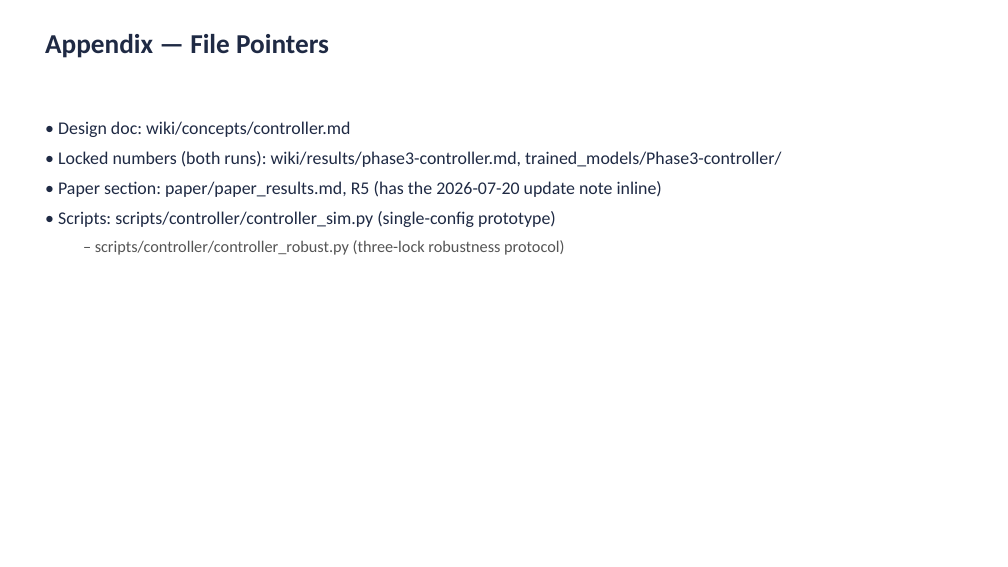
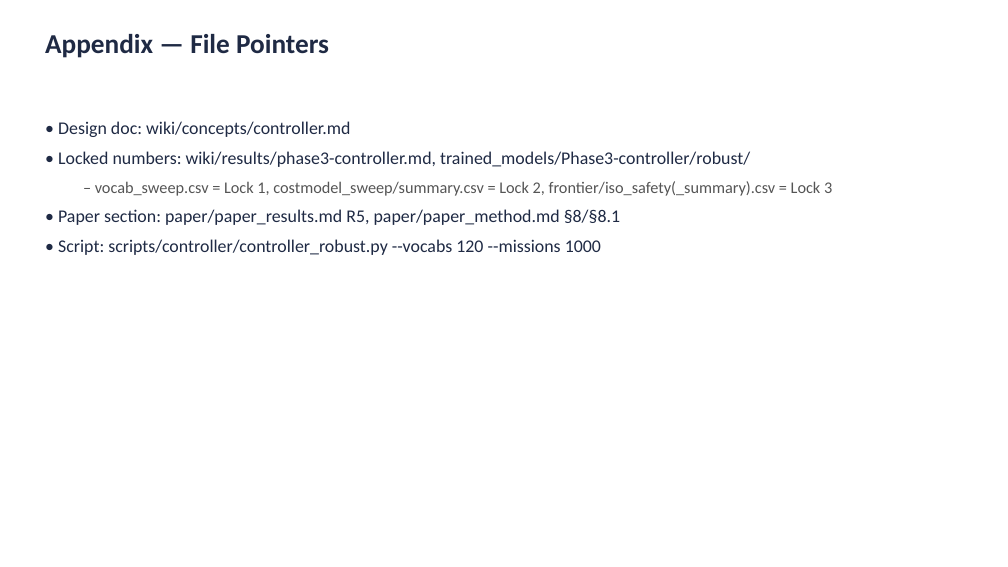
Before and after one commit to prabin172/DA_GestureRecognition-clean, a slide deck: slide 9 of paper/controller_advisor_slides.pptx. Drawn at 1008x567 pixels with LibreOffice and Linux fonts; fonts in the diff are those of the drawing. Boxes give left, top, right and bottom in pixels: in the first picture for what was removed or moved away, otherwise in the second. Text is boxed around its words. In the diff, an @@ line names an element or a change of style, - is before the commit and + after.

```diff
--- a/paper/controller_advisor_slides.pptx
+++ b/paper/controller_advisor_slides.pptx
@@ text at (58,151,832,255): text changed @@
-• Locked numbers (both runs): wiki/results/phase3-controller.md, trained_models/Phase3-controller/
-• Paper section: paper/paper_results.md, R5 (has the 2026-07-20 update note inline)
-• Scripts: scripts/controller/controller_sim.py (single-config prototype)
-  – scripts/controller/controller_robust.py (three-lock robustness protocol)
+• Locked numbers: wiki/results/phase3-controller.md, trained_models/Phase3-controller/robust/
+  – vocab_sweep.csv = Lock 1, costmodel_sweep/summary.csv = Lock 2, frontier/iso_safety(_summary).csv = Lock 3
+• Paper section: paper/paper_results.md R5, paper/paper_method.md §8/§8.1
+• Script: scripts/controller/controller_robust.py --vocabs 120 --missions 1000
```
Also in this commit, not shown: 5 other slides changed, 3 slides added, 3 slides removed, 18 other files.
